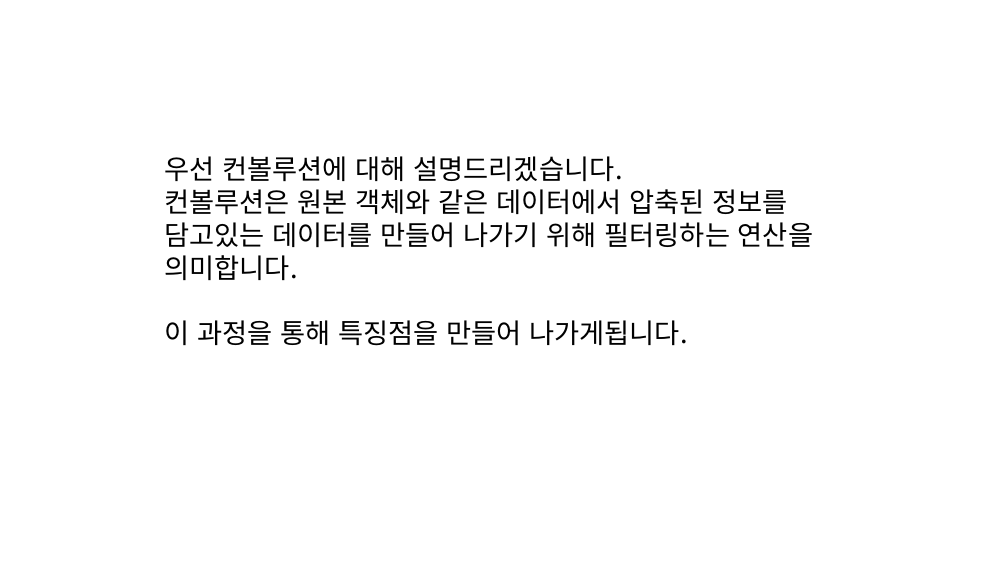
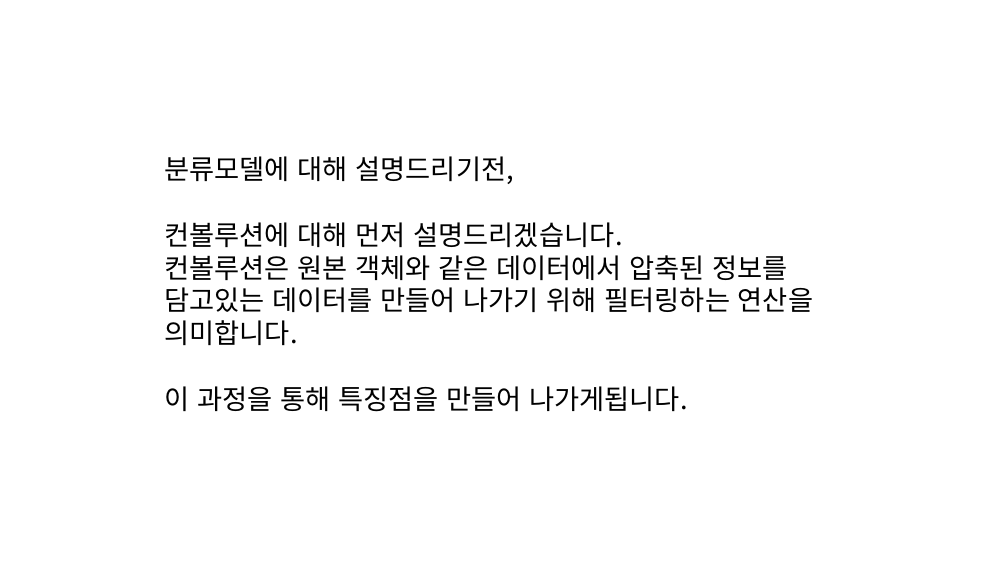
Before and after one commit to dino889/CuteCatDog, a slide deck: slide 11 of Document/최종 발표대본.pptx. Drawn at 1008x567 pixels with LibreOffice and Linux fonts; fonts in the diff are those of the drawing. Boxes give left, top, right and bottom in pixels: in the first picture for what was removed or moved away, otherwise in the second. Text is boxed around its words. In the diff, an @@ line names an element or a change of style, - is before the commit and + after.

```diff
--- a/Document/최종 발표대본.pptx
+++ b/Document/최종 발표대본.pptx
@@ text at [165,156,622,247]: text changed @@
-우선 컨볼루션에 대해 설명드리겠습니다.
+분류모델에 대해 설명드리기전,
+컨볼루션에 대해 먼저 설명드리겠습니다.
```
Also in this commit, not shown: 1 other slide changed, 1 other file.
